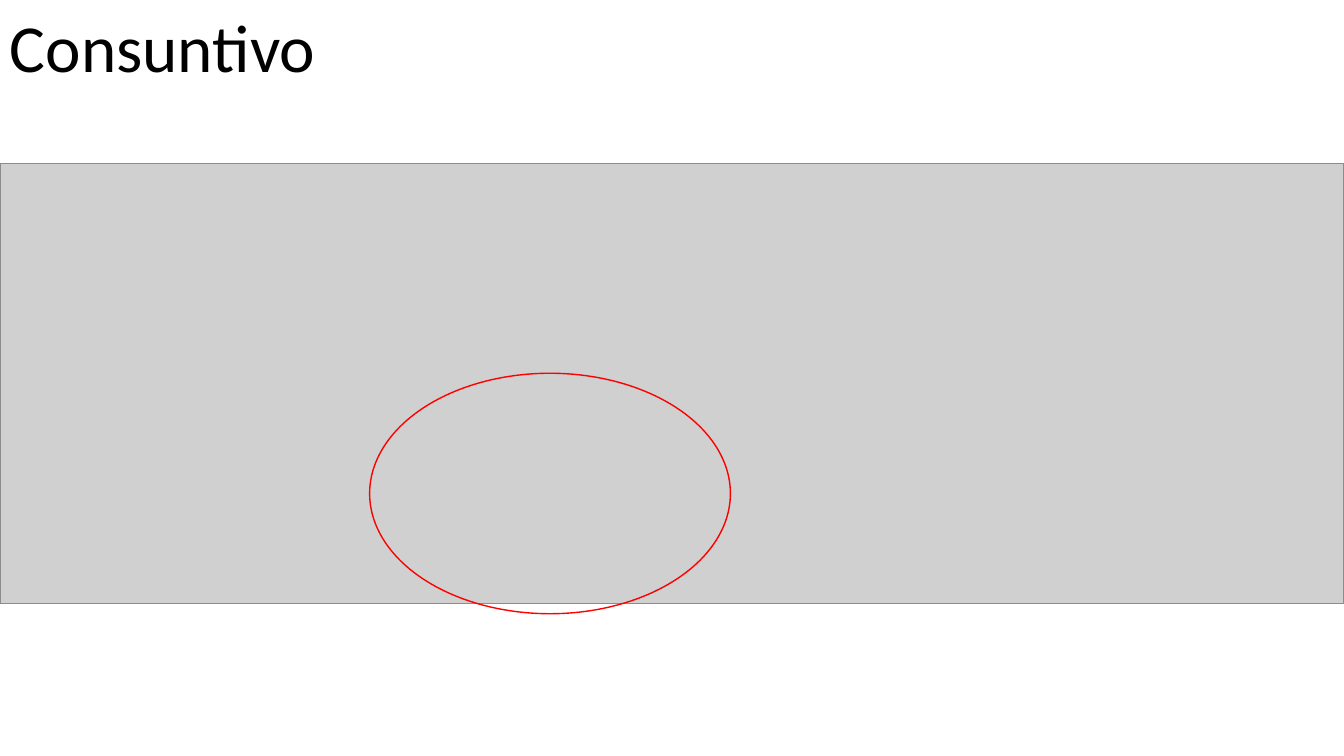
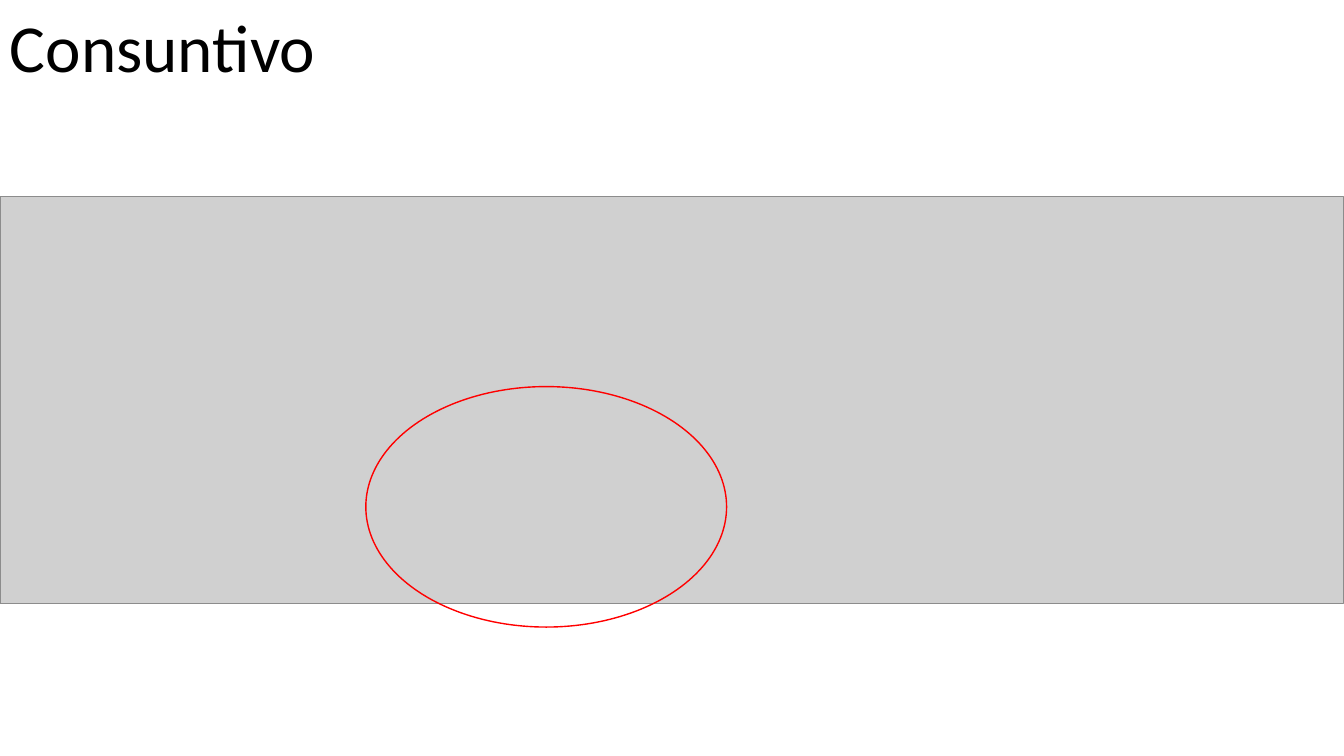
Before and after one commit to PaoloWeishaupt/Word-Clock, a slide deck: slide 6 of Presentazione/Presentazione_Word_Clock.pptx. Drawn at 1344x756 pixels with LibreOffice and Linux fonts; fonts in the diff are those of the drawing; grey boxes stand for pictures. Boxes give left, top, right and bottom in pixels: in the first picture for what was removed or moved away, otherwise in the second. Text is boxed around its words. In the diff, an @@ line names an element or a change of style, - is before the commit and + after.

```diff
--- a/Presentazione/Presentazione_Word_Clock.pptx
+++ b/Presentazione/Presentazione_Word_Clock.pptx
@@ picture: place and size @@
-picture at box(0, 163, 1344, 603)
+picture at box(0, 197, 1344, 603)
@@ ellipse: place and size @@
-ellipse at box(370, 373, 731, 614)
+ellipse at box(366, 387, 727, 628)
```
Also in this commit, not shown: 4 other slides changed, 1 slide added, 1 slide removed.
